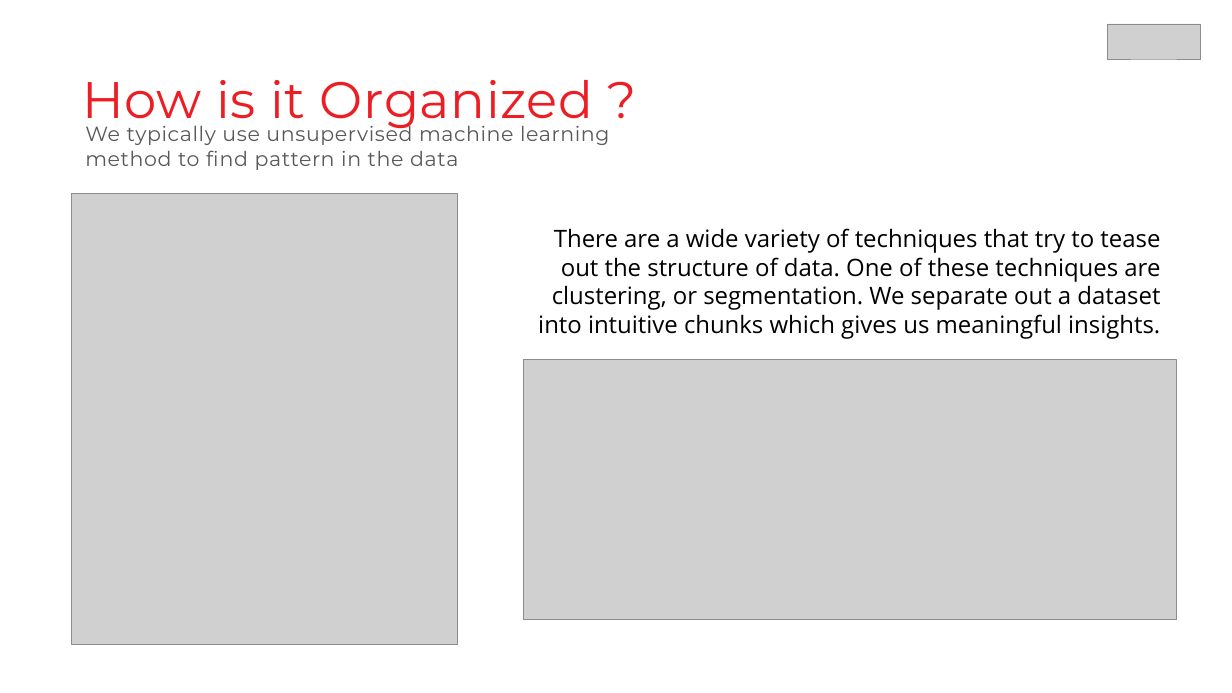
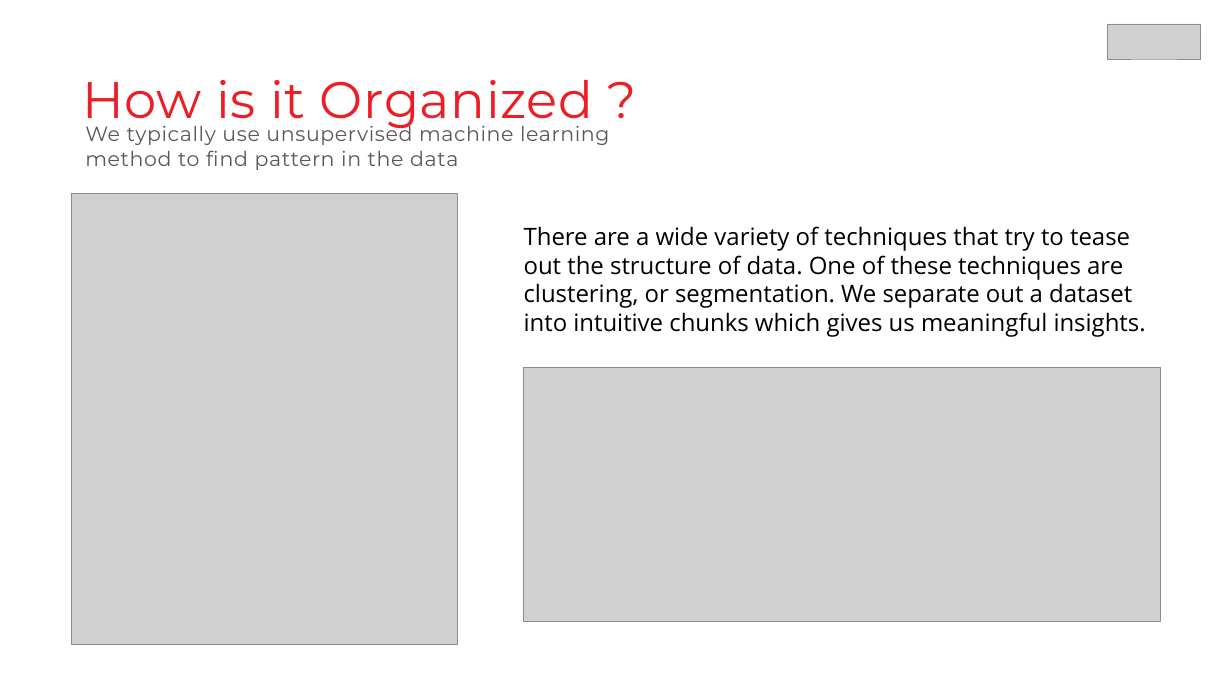
Before and after one commit to BenedictusAryo/Optimization-Application_Python, a slide deck: slide 3 of Sharing session - Optimization using Python.pptx. Drawn at 1232x693 pixels with LibreOffice and Linux fonts; fonts in the diff are those of the drawing; grey boxes stand for pictures. Boxes give left, top, right and bottom in pixels: in the first picture for what was removed or moved away, otherwise in the second. Text is boxed around its words. In the diff, an @@ line names an element or a change of style, - is before the commit and + after.

```diff
--- a/Sharing session - Optimization using Python.pptx
+++ b/Sharing session - Optimization using Python.pptx
@@ text "There are a wide variety ..." at (x1=524, y1=226, x2=1146, y2=337): alignment right to left @@
@@ picture resized from (x1=524, y1=360, x2=1176, y2=620) to (x1=524, y1=367, x2=1161, y2=622) @@
```
Also in this commit, not shown: 2 other slides changed.
